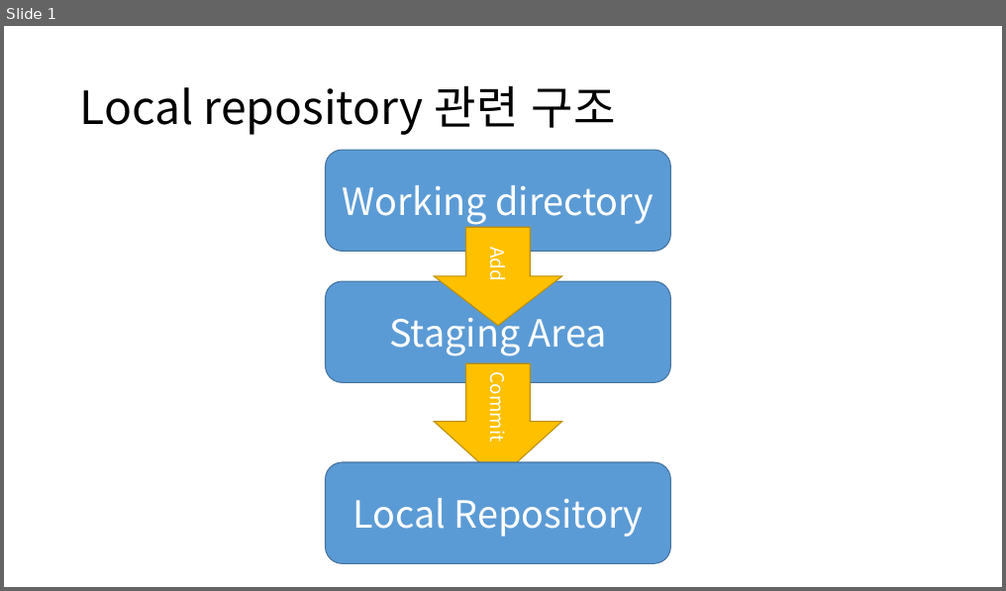
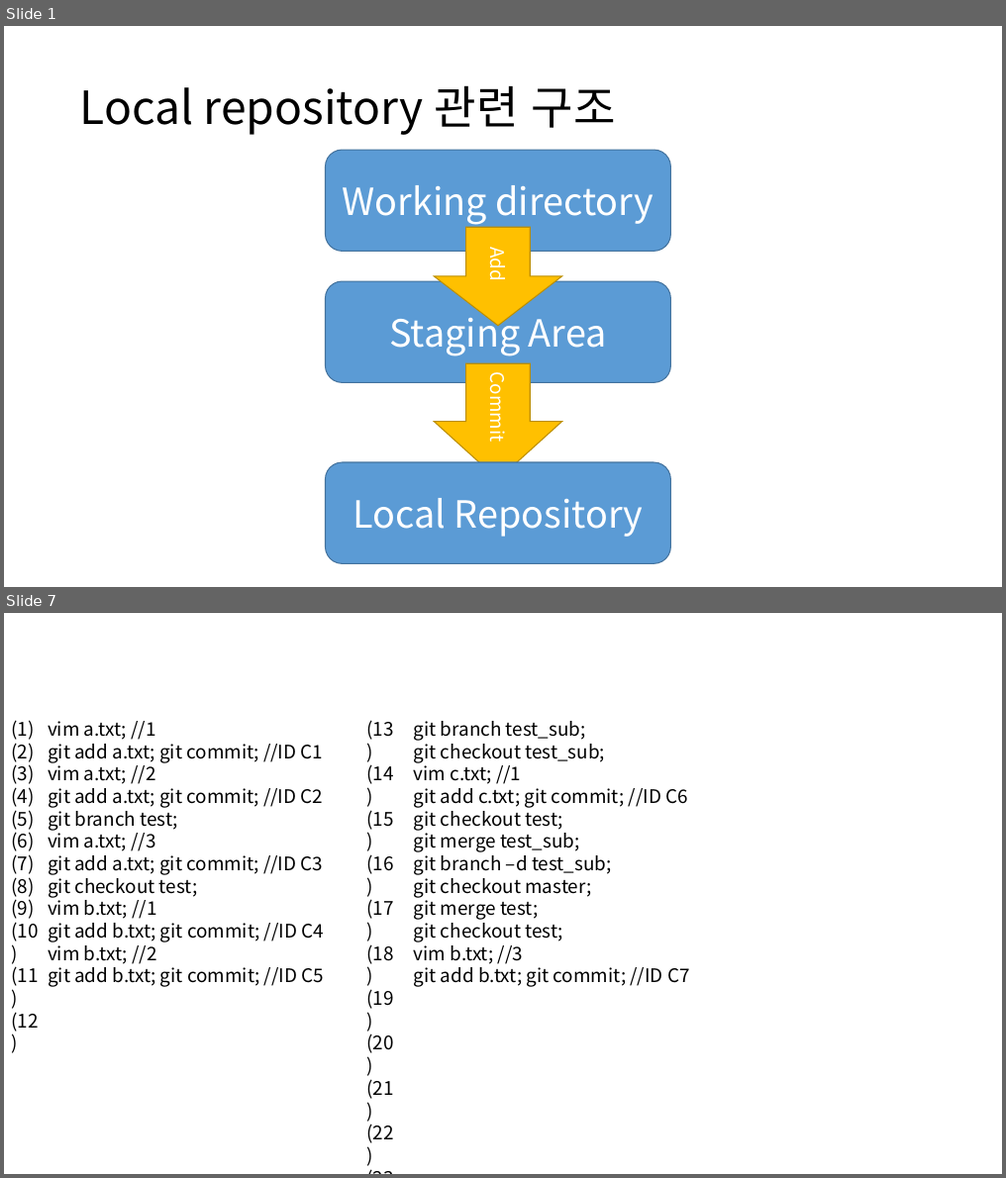
Before and after one commit to xoghk9zla/GameSoftwareEngineering, a slide deck: 깃 간단 정리.pptx. Shown one above the other, each under a label of ours: slide 1 before the commit, slides 1 and 7 after it; the slides between them are not shown. The pictures are 1006x591 and 1006x1178 pixels, drawn with LibreOffice and Linux fonts; fonts in the diff are those of the drawing. Boxes give left, top, right and bottom in pixels: in the first picture for what was removed or moved away, otherwise in the second. Text is boxed around its words. In the diff, an @@ line names an element or a change of style, - is before the commit and + after.

```diff
--- a/깃 간단 정리.pptx
+++ b/깃 간단 정리.pptx
@@ slide 7 added at (4,613,1002,1174), background #FFFFFF @@
@@ text added at (11,720,38,986), 18 pt, text #000000 @@
+(1)
+(2)
+(3)
+(4)
+(5)
+(6)
+(7)
+(8)
+(9)
+(10)
+(11)
+(12)
@@ text added at (48,721,325,987), 18 pt, text #000000 @@
+vim a.txt; //1
+git add a.txt; git commit; //ID C1
+vim a.txt; //2
+git add a.txt; git commit; //ID C2
+git branch test;
+vim a.txt; //3
+git add a.txt; git commit; //ID C3
+git checkout test;
+vim b.txt; //1
+git add b.txt; git commit; //ID C4
+vim b.txt; //2
+git add b.txt; git commit; //ID C5
@@ text added at (367,720,394,1144), 18 pt, text #000000 @@
+(13)
+(14)
+(15)
+(16)
+(17)
+(18)
+(19)
+(20)
+(21)
+(22)
+(23)
+(24)
@@ text added at (414,721,690,987), 18 pt, text #000000 @@
+git branch test_sub;
+git checkout test_sub;
+vim c.txt; //1
+git add c.txt; git commit; //ID C6
+git checkout test;
+git merge test_sub;
+git branch –d test_sub;
+git checkout master;
+git merge test;
+git checkout test;
+vim b.txt; //3
+git add b.txt; git commit; //ID C7
```
Also in this commit, not shown: 1 slide changed, 14 other slides added, 7 other files.
